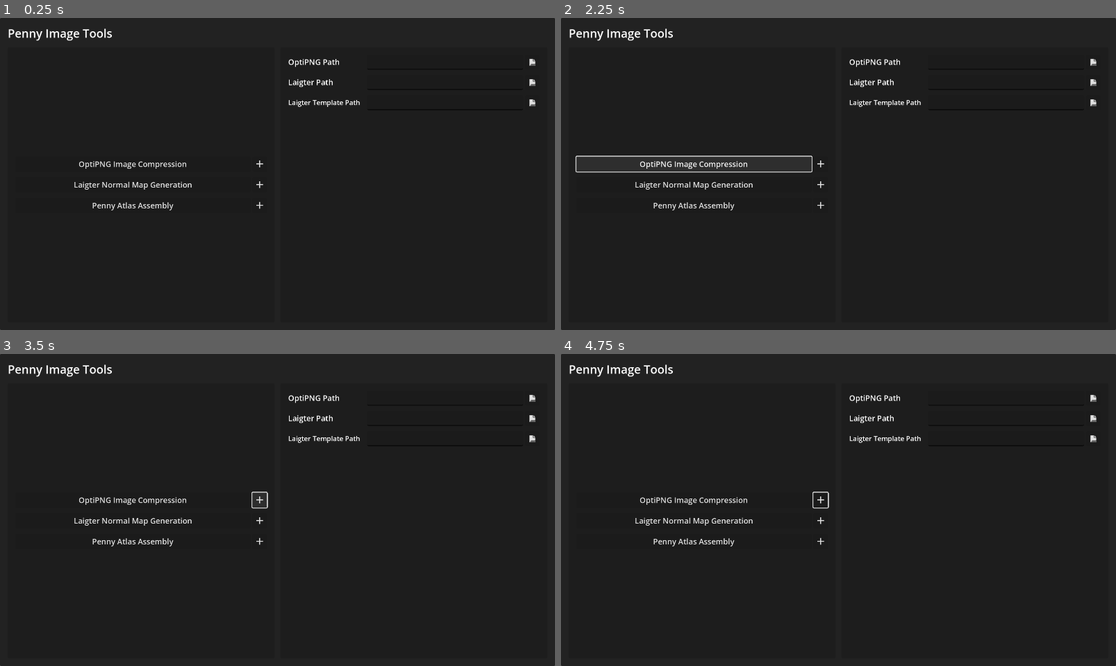
Above: before the commit, frames 1-4 (two rows, left to right).
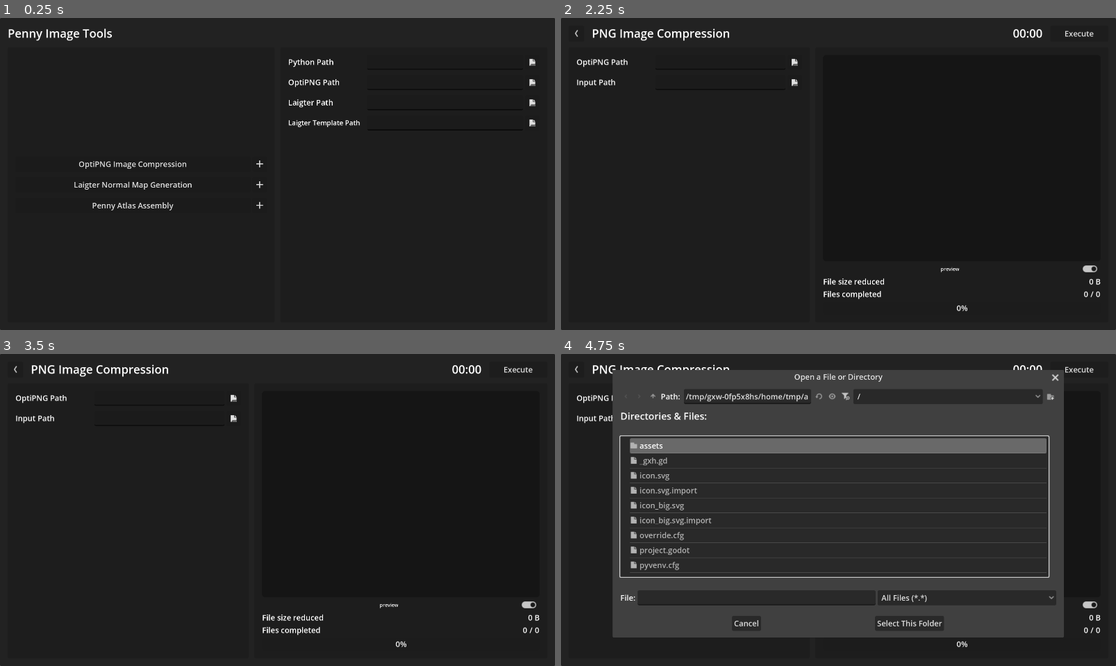
Above: after the commit, the same moments.

Repository: snotbane/penny_image_tools
Game: Godot game, scene res://assets/scenes/program_selector.tscn
The game is run twice, just before and just after one commit, with the same random seed, the same clock (stepped at 60 frames per second) and the same inputs.
Inputs (mouse positions are in pixels of both pictures, inside the frame that each line leads up to):
- Up to frame 1 (0.25 s): no input
- Up to frame 2 (2.25 s): click "Laigter Normal Map Generation" at 0.5 s; click "Laigter Normal Map Generation" at 1.25 s; click "OptiPNG Image Compression" at 2 s
- Up to frame 3 (3.5 s): click (260, 500) at 2.77 s
- Up to frame 4 (4.75 s): click (1077, 369) at 3.5 s, where only the run after the commit has a clickable "Execute"; click (794, 397) at 4.27 s

The runs differ from the first frame. In frame 1, 0.5% of the frame differs, in the area x 51-97%, y 13-35%; in frame 2, 2.5%; in frame 3, 2.2%; in frame 4, 36%, in the area x 1-98%, y 3-94%.

Commit message:
building tests, discovered environment issues

Diff:
--- a/assets/scenes/main_menu.tscn
+++ b/assets/scenes/main_menu.tscn
@@ -91,21 +91,28 @@
 [node name="v_box_container" type="VBoxContainer" parent="panel_container/margin_container/v_box_container/control/h_split_container/settings_panel/margin_container" index="0"]
 layout_mode = 2
 
-[node name="optipng_path" parent="panel_container/margin_container/v_box_container/control/h_split_container/settings_panel/margin_container/v_box_container" index="0" instance=ExtResource("2_v1ppo")]
+[node name="python_path" parent="panel_container/margin_container/v_box_container/control/h_split_container/settings_panel/margin_container/v_box_container" index="0" instance=ExtResource("2_v1ppo")]
+layout_mode = 2
+save_to_prefs = true
+
+[node name="label" parent="panel_container/margin_container/v_box_container/control/h_split_container/settings_panel/margin_container/v_box_container/python_path" index="0"]
+text = "Python Path"
+
+[node name="optipng_path" parent="panel_container/margin_container/v_box_container/control/h_split_container/settings_panel/margin_container/v_box_container" index="1" instance=ExtResource("2_v1ppo")]
 layout_mode = 2
 save_to_prefs = true
 
 [node name="label" parent="panel_container/margin_container/v_box_container/control/h_split_container/settings_panel/margin_container/v_box_container/optipng_path" index="0"]
 text = "OptiPNG Path"
 
-[node name="laigter_path" parent="panel_container/margin_container/v_box_container/control/h_split_container/settings_panel/margin_container/v_box_container" index="1" instance=ExtResource("2_v1ppo")]
+[node name="laigter_path" parent="panel_container/margin_container/v_box_container/control/h_split_container/settings_panel/margin_container/v_box_container" index="2" instance=ExtResource("2_v1ppo")]
 layout_mode = 2
 save_to_prefs = true
 
 [node name="label" parent="panel_container/margin_container/v_box_container/control/h_split_container/settings_panel/margin_container/v_box_container/laigter_path" index="0"]
 text = "Laigter Path"
 
-[node name="laigter_template_path" parent="panel_container/margin_container/v_box_container/control/h_split_container/settings_panel/margin_container/v_box_container" index="2" instance=ExtResource("2_v1ppo")]
+[node name="laigter_template_path" parent="panel_container/margin_container/v_box_container/control/h_split_container/settings_panel/margin_container/v_box_container" index="3" instance=ExtResource("2_v1ppo")]
 layout_mode = 2
 save_to_prefs = true
 
@@ -113,6 +120,7 @@
 text = "Laigter Template Path"
 label_settings = SubResource("LabelSettings_obrqb")
 
+[editable path="panel_container/margin_container/v_box_container/control/h_split_container/settings_panel/margin_container/v_box_container/python_path"]
 [editable path="panel_container/margin_container/v_box_container/control/h_split_container/settings_panel/margin_container/v_box_container/optipng_path"]
 [editable path="panel_container/margin_container/v_box_container/control/h_split_container/settings_panel/margin_container/v_box_container/laigter_path"]
 [editable path="panel_container/margin_container/v_box_container/control/h_split_container/settings_panel/margin_container/v_box_container/laigter_template_path"]
--- a/assets/scenes/program_selector.tscn
+++ b/assets/scenes/program_selector.tscn
@@ -39,7 +39,7 @@
 layout_mode = 2
 metadata/_tab_index = 1
 
-[connection signal="pressed" from="tab_container/main_menu/panel_container/margin_container/v_box_container/control/h_split_container/parameter_panel/scroll_container/margin_container/parameter_list/button" to="tab_container" method="set_current_tab" binds= [1]]
+[connection signal="pressed" from="tab_container/main_menu/panel_container/margin_container/v_box_container/control/h_split_container/parameter_panel/scroll_container/margin_container/parameter_list/program_button/main_button" to="tab_container" method="set_current_tab" binds= [1]]
 [connection signal="exited" from="tab_container/compress_window" to="tab_container" method="set_current_tab" binds= [0]]
 
 [editable path="tab_container/main_menu"]
--- a/assets/scenes/program_window.gd
+++ b/assets/scenes/program_window.gd
@@ -2,16 +2,15 @@
 
 const PYTHON_VENV_PATH : String = "res://bin/python"
 var python_venv_path_global : String :
-	get: return ProjectSettings.globalize_path(PYTHON_VENV_PATH)
+	get: return actually_globalize_path(PYTHON_VENV_PATH)
 
 signal exited
 signal execute_started
 signal execute_finished
 
-
 @export_file("*.py") var script_path : String
 var script_path_global : String :
-	get: return ProjectSettings.globalize_path(script_path)
+	get: return actually_globalize_path(script_path)
 
 @export var parameters : Array[ParameterBase]
 @export var previews : Array[Node]
@@ -57,7 +56,7 @@
 	self._execute_started()
 	execute_started.emit()
 	is_executing = true
-	thread.start(_execute_python.bind(python_venv_path_global, _get_arguments()))
+	thread.start(_execute_python.bind(ParameterBase.get_pref_value("python_path"), _get_arguments()))
 
 
 func _execute_started() -> void:
@@ -78,3 +77,11 @@
 
 func cancel() -> void:
 	pass
+
+
+static func actually_globalize_path(path: String) -> String:
+	if OS.has_feature("editor"):
+		return ProjectSettings.globalize_path(path)
+	else:
+		var result : String = path.substr(path.find("//") + 2)
+		return OS.get_executable_path().get_base_dir().path_join(result)
--- a/assets/scenes/programs/optipng_compress/compress_window.tscn
+++ b/assets/scenes/programs/optipng_compress/compress_window.tscn
@@ -146,7 +146,7 @@
 
 [node name="sprite_2d" type="AnimatedSprite2D" parent="panel_container/margin_container/v_box_container/control/h_split_container/parameter_panel/subwindow_locker/texture_rect/sub_viewport" index="0"]
 sprite_frames = SubResource("SpriteFrames_ovimq")
-frame_progress = 0.271336
+frame_progress = 0.290019
 centered = false
 
 [node name="subwindow_output" type="PanelContainer" parent="panel_container/margin_container/v_box_container/control/h_split_container" index="1"]
--- a/project.godot
+++ b/project.godot
@@ -59,3 +59,4 @@
 
 renderer/rendering_method="gl_compatibility"
 renderer/rendering_method.mobile="gl_compatibility"
+textures/vram_compression/import_etc2_astc=true
Not shown, changed: .DS_Store
Not shown, changed: .gitignore
